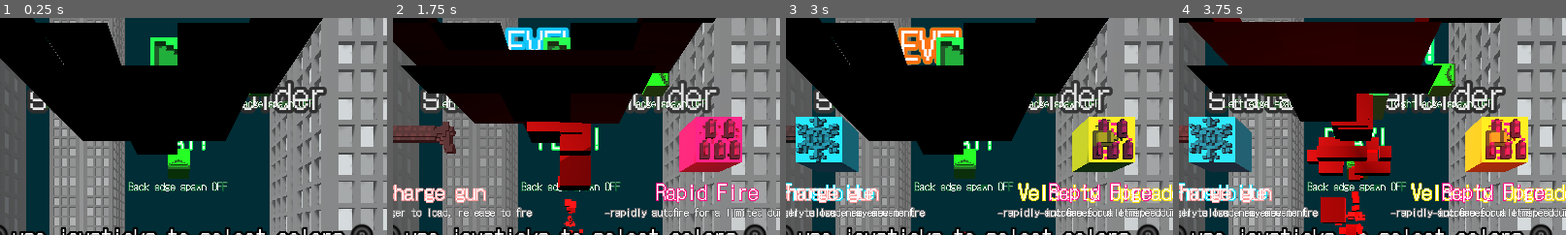
Above: before the commit, frames 1-4 (left to right).
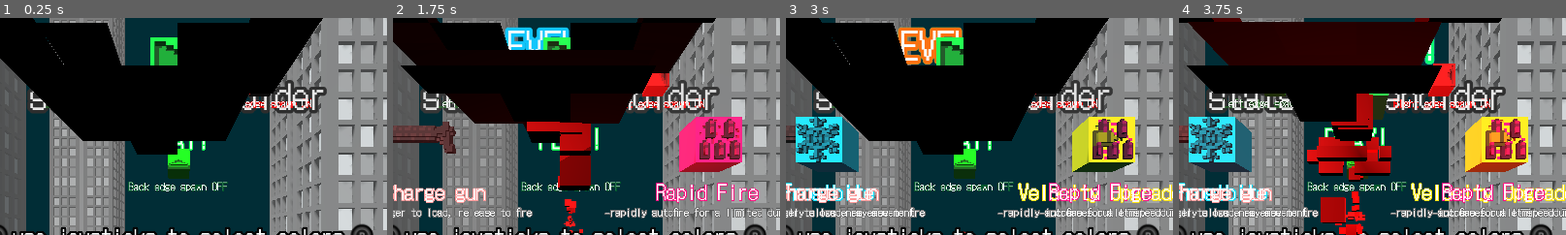
Above: after the commit, the same moments.

Repository: Majsek/Project_BC
Game: Godot game, scene res://scenes/world.tscn
Two runs of this game, one before a commit and one after it. Both use one fixed random seed, a clock stepped at 60 frames per second and the inputs below.
Inputs:
- Up to frame 1 (0.25 s): no input
- Up to frame 2 (1.75 s): tap Enter (ui_accept) at 0.5, 0.77, 1.52 s; hold Right (ui_right) 0.53-1.28 s; hold Down (ui_down) from 1.28 s (still down)
- Up to frame 3 (3 s): release Down (ui_down) at 2.03 s; hold Right (ui_right) 2.03-2.78 s; hold Up (ui_up) from 2.78 s (still down)
- Up to frame 4 (3.75 s): tap Enter (ui_accept) at 3.02 s; release Up (ui_up) at 3.53 s; hold Left (ui_left) from 3.53 s (still down)
The pictures show only the part of the screen within x 27-77%, y 0-50%; the shares and areas given below are measured in that part.

The runs differ from the first frame. In frame 1, 0.5% of the frame differs, in the area x 62-81%, y 34-42%; in frame 2, 1.0%; in frame 3, 0.5%; in frame 4, 1.3%, in the area x 54-81%, y 20-42%.

Commit message:
stricter tutorial

Diff:
--- a/scenes/player.tscn
+++ b/scenes/player.tscn
@@ -3,7 +3,7 @@
 [ext_resource type="Script" path="res://scripts/player.gd" id="1_87gty"]
 [ext_resource type="Script" path="res://scripts/right_hand.gd" id="2_5nyhh"]
 [ext_resource type="FontFile" uid="uid://xgy32fq5inad" path="res://DotGothic16-Regular.ttf" id="2_a336u"]
-[ext_resource type="Script" path="res://scenes/tutorial.gd" id="3_tal38"]
+[ext_resource type="Script" path="res://scripts/tutorial.gd" id="3_tal38"]
 [ext_resource type="Texture2D" uid="uid://biw4o68c30nvl" path="res://vr_prompts/Oculus/Oculus_Right_Stick.png" id="3_xt6ms"]
 [ext_resource type="Texture2D" uid="uid://ciqoolac1kv0c" path="res://vr_prompts/Oculus/Oculus_Left_Stick.png" id="4_hnhks"]
 [ext_resource type="Script" path="res://scripts/left_hand.gd" id="4_m5svs"]
--- a/scripts/hand.gd
+++ b/scripts/hand.gd
@@ -58,12 +58,16 @@
 	match name:
 		"trigger_click":
 			trigger_clicking_ = true
+			if player_.tutorial_.tutorial_ == 0 || player_.tutorial_.tutorial_ == 2:
+				return
 			$gun.shoot()
 			if player_.tutorial_.tutorial_ == 1:
 				player_.tutorial_.tutorial_ = 2
 
 		"grip_click":
 			grabbing_ = true
+			if player_.tutorial_.tutorial_ == 0 || player_.tutorial_.tutorial_ == 1:
+				return
 			player_.check_grab()
 			if player_.tutorial_.tutorial_ == 2:
 				player_.tutorial_.tutorial_ = 3
--- a/scripts/world.gd
+++ b/scripts/world.gd
@@ -39,7 +39,7 @@
 
 #ALLOWED SPAWN EDGES
 var edge_1_allowed_ = true
-var edge_2_allowed_ = false
+var edge_2_allowed_ = true
 var edge_3_allowed_ = false
 var edge_4_allowed_ = false
 
Renamed: scenes/tutorial.gd -> scripts/tutorial.gd
